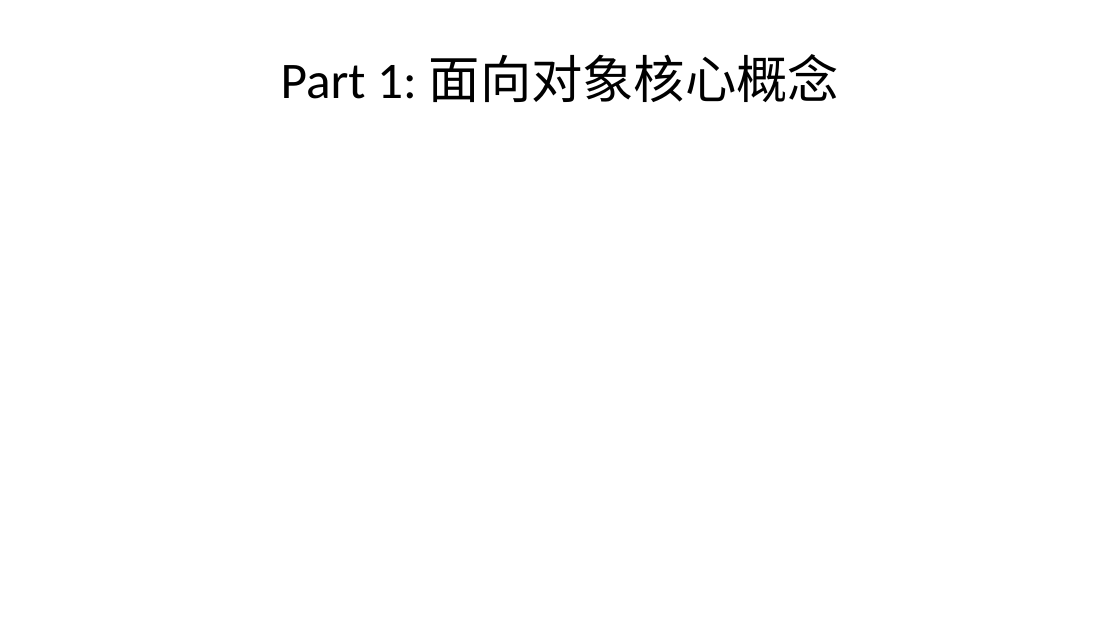
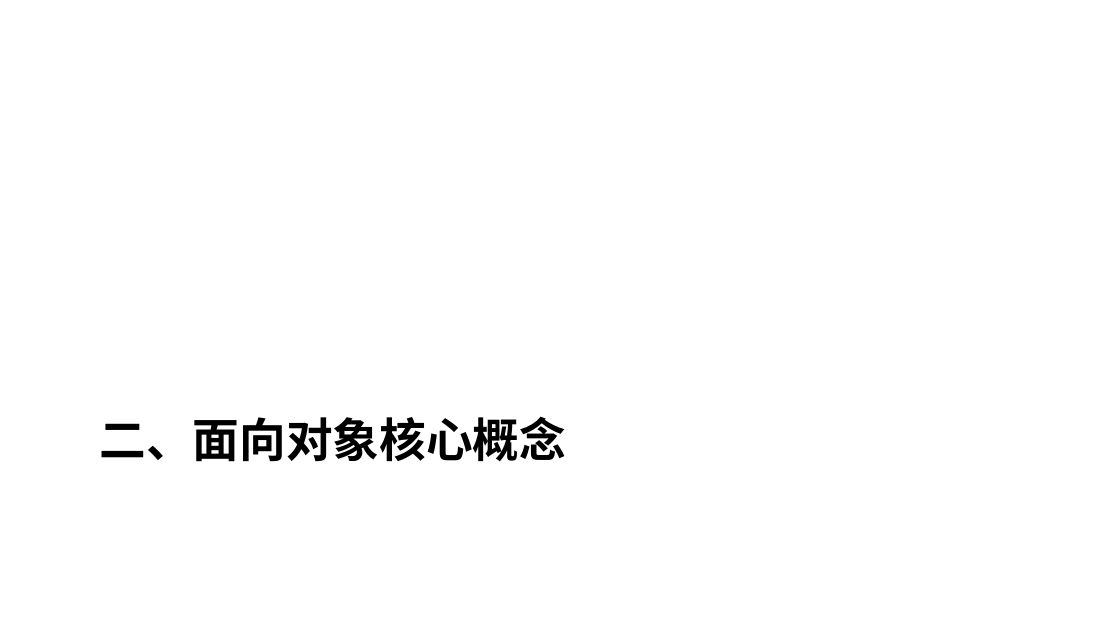
Before and after one commit to yinglichina8848/sqlrustgo, a slide deck: slide 12 of docs/教学计划/PPT/第3讲-面向对象分析设计与实现.pptx (slide 4 before the commit). Drawn at 1120x630 pixels with LibreOffice and Linux fonts; fonts in the diff are those of the drawing. Boxes give left, top, right and bottom in pixels: in the first picture for what was removed or moved away, otherwise in the second. Text is boxed around its words. In the diff, an @@ line names an element or a change of style, - is before the commit and + after.

Commit message:
docs: 重新组织第3讲PPT结构 - OOA用用例图→概念类图

```diff
--- a/docs/教学计划/PPT/第3讲-面向对象分析设计与实现.pptx
+++ b/docs/教学计划/PPT/第3讲-面向对象分析设计与实现.pptx
@@ title "二、面向对象核心概念" at <box>100,416,567,462</box>: vertical alignment middle to top @@
@@ title at <box>100,416,567,462</box>: text changed; size 33 to 30 pt; bold on @@
-Part 1: 面向对象核心概念
+二、面向对象核心概念
```
Also in this commit, not shown: 17 other slides changed, 34 slides added, 13 slides removed.
